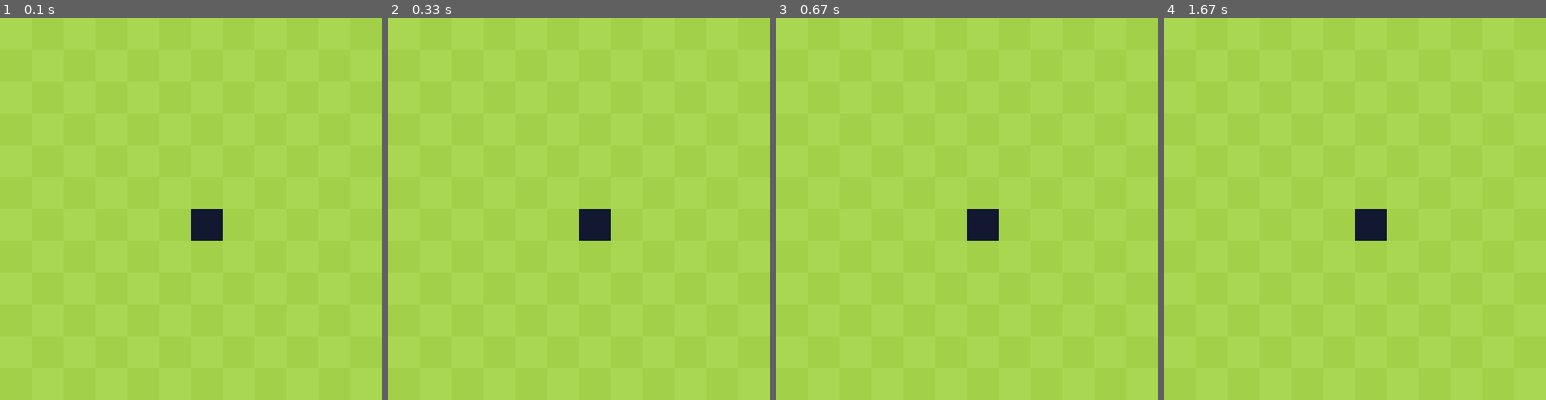
Above: before the commit, frames 1-4 (left to right).
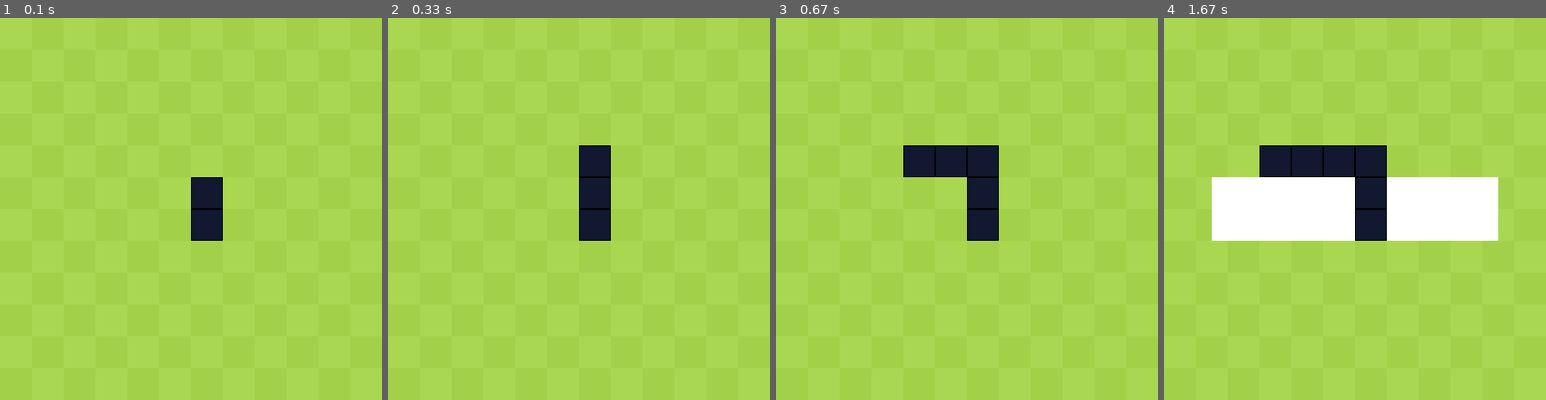
Above: after the commit, the same moments.

Repository: ulofreitas/pygame_gui_demo
Game: pygame game, started from Retro Snake/retro_snake.py
Two runs of this game, one before a commit and one after it. Both use one fixed random seed, a clock stepped at 60 frames per second and the inputs below.
Inputs:
- Up to frame 1 (0.1 s): no input
- Up to frame 2 (0.33 s): no input
- Up to frame 3 (0.67 s): hold A from 0.33 s (still down); hold Right from 0.33 s (still down)
- Up to frame 4 (1.67 s): release A at 0.8 s; release Right at 0.8 s; hold S 0.83-1.3 s; hold Right 0.83-1.3 s; tap W at 1.33 s

The runs differ from the first frame. In frame 1, 0.8% of the frame differs, in the area x 50-59%, y 41-59%; in frame 2, 1.5%; in frame 3, 2.8%; in frame 4, 15%, in the area x 12-88%, y 33-59%.

Commit message:
working movement, debugging gameover thing

Diff:
--- a/Retro Snake/retro_snake.py
+++ b/Retro Snake/retro_snake.py
@@ -6,13 +6,13 @@
 import sys
 import random
 
-
+gameover = False
 # The code for the snake and its behavior.
 # The snake is made up of it's length, a list of the coordinates
 # of its body blocks, and the direction it's heading in.
 class snake(object):
     def __init__(self):
-        self.length = 1
+        self.length = 10
 
         # positions is a lsit tracking the coordinates (x, y) of all the
         # body blocks of the snake. New blocks are added to the end.
@@ -57,18 +57,77 @@
 
 
     def move(self):
-        pass
+        print ("in move!")
+        print (f"positions: {self.positions}")
+        cur_head = self.get_current_position()
+        cur_x = cur_head[0]
+        cur_y = cur_head[1]
+        x = self.direction[0]
+        y = self.direction[1]
+        # new_x = cur_x + ((x * GRID_SIZE) % SCREEN_WIDTH)
+        # new_y = cur_y + ((y * GRID_SIZE) % SCREEN_HEIGHT)
+
+        new = ((cur_head[0]+(x*GRID_SIZE)), (cur_head[1]+(y*GRID_SIZE)))
+        # new = (((cur_head[0]+(x*GRID_SIZE))%SCREEN_WIDTH), (cur_head[1]+(y*GRID_SIZE))%SCREEN_HEIGHT)
+        if len(self.positions) > 2 and new in self.positions[2:]:
+            self.gameover()
+        elif (self.outOfBounds() == True):
+            print ("END OF GAME!! out of bounds!")
+            self.gameover()
+        else:
+            self.positions.insert(0,new)
+            if len(self.positions) > self.length:
+                self.positions.pop()
+
+        # new_position = (new_x, new_y)
+        # if len(self.positions) > 2 and new_position in self.positions[2:]:
+        #     self.reset()
+        # else:
+        #     self.positions.insert(0, new_position)
+        #     if len(self.positions) > self.length:
+        #         self.positions.pop()
+        # print (f"positions: {self.positions}")
+
+        ## TODO ADD CHECK FOR IF THE SNAKE IS MORE THAN 2
+
+    def gameover(self):
+        print ("in gameover()")
+        gameover = True
+        gameover_box = pygame.Rect(0, 0, (SCREEN_WIDTH - 120), 80)
+        gameover_box.center = (SCREEN_WIDTH / 2, SCREEN_HEIGHT / 2)
+        pygame.draw.rect(background, (255, 255, 255), gameover_box)
+        self.direction = GAMEOVER
 
     def reset(self):
-        pass
+        self.length = 1
+
+        # positions is a lsit tracking the coordinates (x, y) of all the
+        # body blocks of the snake. New blocks are added to the end.
+        starting_x = SCREEN_WIDTH / 2
+        starting_y = SCREEN_HEIGHT / 2
+        starting_position = (starting_x, starting_y)
+        self.positions = [starting_position]
+
+        self.direction = UP
 
     def draw(self, background):
+        # print (f"\nIn draw! positions = {self.positions}")
         for position in self.positions:
             block = pygame.Rect(position[0], position[1], GRID_SIZE, GRID_SIZE)
             pygame.draw.rect(background, self.color, block)
-
-    def handle_keys(self):
-        pass
+            pygame.draw.rect(background, (0, 0, 0), block, 1)
+
+    def outOfBounds(self):
+        head = self.positions[0]
+        head_x = head[0]
+        head_y = head[1]
+        # print (f"out of bounds! head_x: {head_x}, head_y: {head_y}")
+        if (head_x < 0 or head_x > SCREEN_WIDTH):
+            return True
+        elif (head_y < 0 or head_y > SCREEN_HEIGHT):
+            return True
+        else:
+            return False
 
 
 # The food
@@ -96,7 +155,7 @@
 DOWN = (0, 1)
 LEFT = (-1, 0)
 RIGHT = (1, 0)
-
+GAMEOVER = (0, 0)
 
 # Function which draws the grid
 def drawGrid(background):
@@ -126,6 +185,7 @@
 snake = snake()
 food = food()
 
+count = 0
 
 while True:
     # Event loop (checking for player input)
@@ -134,8 +194,51 @@
         if event.type == pygame.QUIT:
             pygame.quit()
             exit()
+        elif event.type == pygame.KEYDOWN:
+            if gameover:
+                print (f"event loop: GAME OVER {count}")
+                if event.type == pygame.K_SPACE or event.type == pygame.K_r:
+                    print ("GAME OVER RESTART")
+                    gameover = False
+                    snake.reset()
+
+            if event.key == pygame.K_UP or event.key == pygame.K_w:
+                snake.turn(UP)
+            elif event.key == pygame.K_DOWN or event.key == pygame.K_s:
+                snake.turn(DOWN)
+            elif event.key == pygame.K_LEFT or event.key == pygame.K_a:
+                snake.turn(LEFT)
+            elif event.key == pygame.K_RIGHT or event.key == pygame.K_d:
+                snake.turn(RIGHT)
+    #         elif event.type == pygame.K_SPACE or event.type == pygame.K_r:
+    #             print ("GAME OVER RESTART")
+    #             gameover = False
+    #             snake.reset()
+    #             drawGrid(background)
+    #             snake.move()
+    #             snake.draw(background)
 
     # Draw all of our elements! (like the draw function in trinket)
+    drawGrid(background)
+    if (gameover == False):
+        print ("\nGAME NOT OVER")
+        snake.move()
+        snake.draw(background)
+    # else:
+    #     print ("\nelse")
+    #     for event in pygame.event.get():
+    #         print ("event loop")
+    #         # gets all of the "events" in pygame
+    #         if event.type == pygame.QUIT:
+    #             pygame.quit()
+    #             exit()
+    #         elif event.type == pygame.K_SPACE or event.type == pygame.K_r:
+    #             print ("GAME OVER RESTART")
+    #             gameover = False
+    #             snake.reset()
+    #             drawGrid(background)
+    #             snake.move()
+    #             snake.draw(background)
     screen.blit(background, (0, 0))
     pygame.display.update()  # This will update the screen to the player!
-    clock.tick(60) # like our framerate in trinket! tells pygame to to do this while true loop 60 times per second
+    clock.tick(5) # like our framerate in trinket! tells pygame to to do this while true loop 60 times per second
